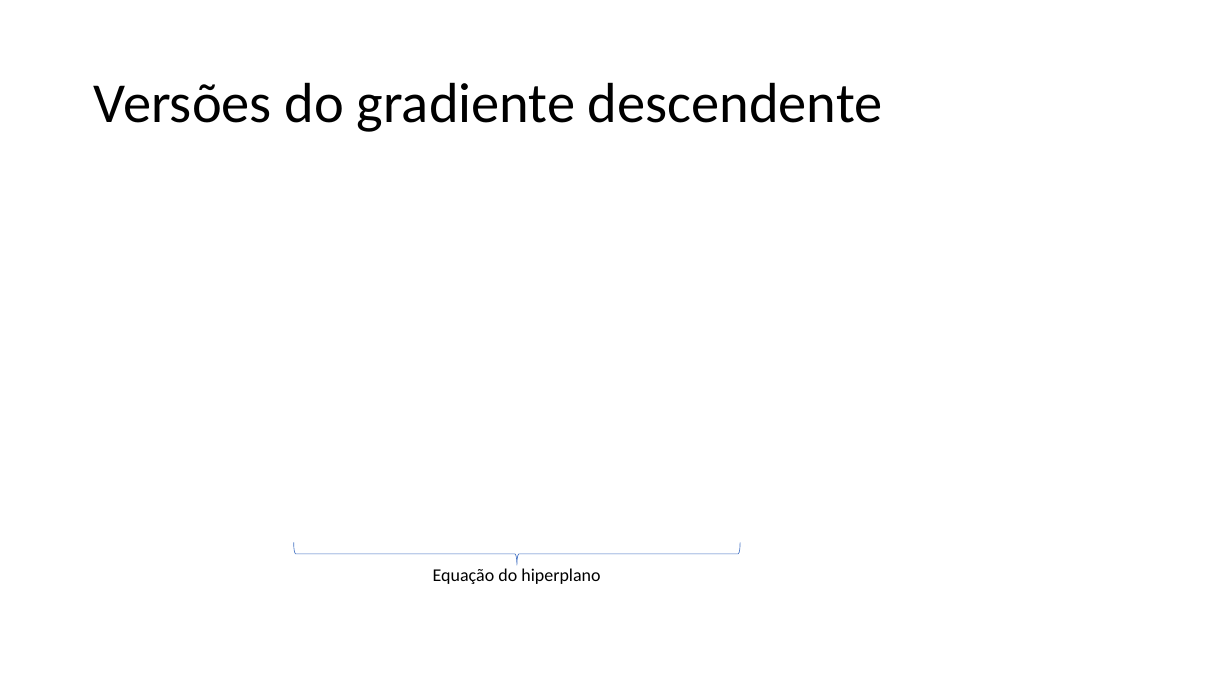
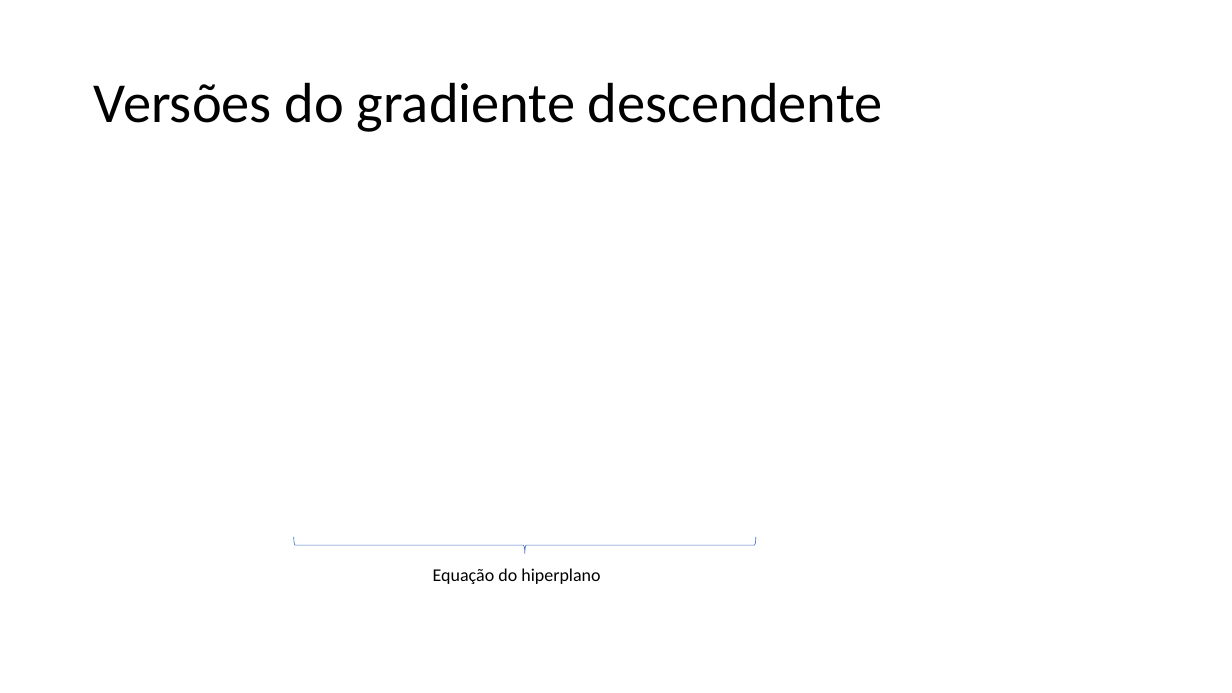
Before and after one commit to zz4fap/c24_inteligencia_artificial, a slide deck: slide 52 of slides/C24_Regressão.pptx. Drawn at 1232x693 pixels with LibreOffice and Linux fonts; fonts in the diff are those of the drawing; grey boxes stand for pictures. Boxes give left, top, right and bottom in pixels: in the first picture for what was removed or moved away, otherwise in the second. Text is boxed around its words. In the diff, an @@ line names an element or a change of style, - is before the commit and + after.

```diff
--- a/slides/C24_Regressão.pptx
+++ b/slides/C24_Regressão.pptx
@@ right brace resized from (x1=294, y1=543, x2=740, y2=566) to (x1=294, y1=537, x2=756, y2=554) @@
```
Also in this commit, not shown: 6 other slides changed.
